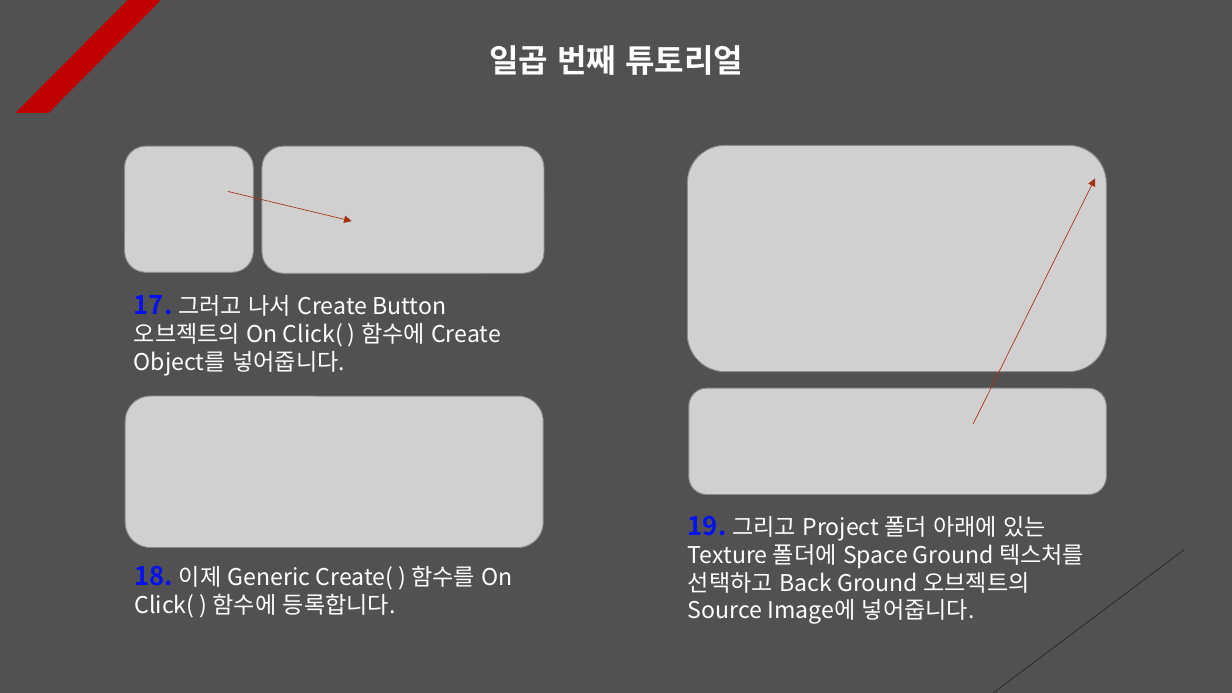
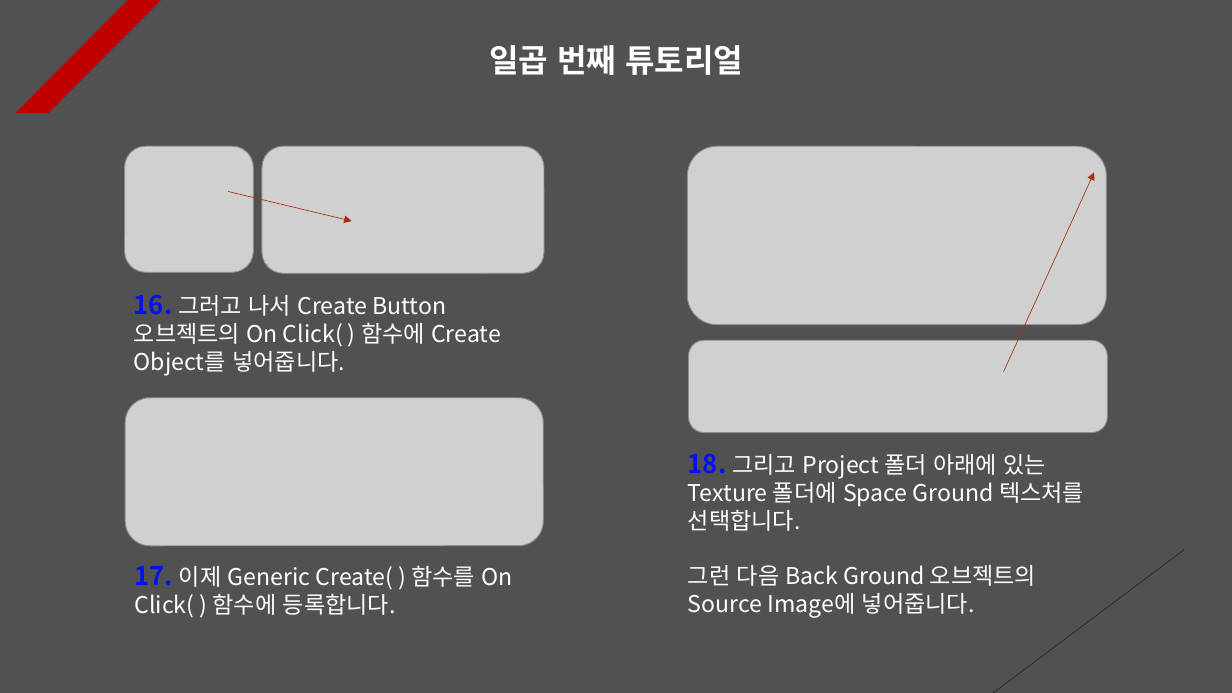
Before and after one commit to Unity2033/3D-UnityEngine, a slide deck: slide 7 of Assets/Instantiate & Destroy/PPT Data/Instatiate and Destroy Example.pptx. Drawn at 1232x693 pixels with LibreOffice and Linux fonts; fonts in the diff are those of the drawing; grey boxes stand for pictures. Boxes give left, top, right and bottom in pixels: in the first picture for what was removed or moved away, otherwise in the second. Text is boxed around its words. In the diff, an @@ line names an element or a change of style, - is before the commit and + after.

```diff
--- a/Assets/Instantiate & Destroy/PPT Data/Instatiate and Destroy Example.pptx
+++ b/Assets/Instantiate & Destroy/PPT Data/Instatiate and Destroy Example.pptx
@@ picture resized from (x1=688, y1=145, x2=1106, y2=372) to (x1=688, y1=146, x2=1107, y2=324) @@
@@ arrow moved from (973, 424) - (1095, 178) to (1004, 372) - (1094, 173) @@
@@ text at (x1=134, y1=294, x2=501, y2=376): text changed @@
-17. 그러고 나서 Create Button 오브젝트의 On Click( ) 함수에 Create Object를 넣어줍니다.
+16. 그러고 나서 Create Button 오브젝트의 On Click( ) 함수에 Create Object를 넣어줍니다.
@@ picture resized from (x1=689, y1=388, x2=1107, y2=494) to (x1=689, y1=340, x2=1107, y2=433) @@
@@ text at (x1=688, y1=453, x2=1084, y2=618): text changed @@
-19. 그리고 Project 폴더 아래에 있는 Texture 폴더에 Space Ground 텍스처를 선택하고 Back Ground 오브젝트의 Source Image에 넣어줍니다.
+18. 그리고 Project 폴더 아래에 있는 Texture 폴더에 Space Ground 텍스처를 선택합니다.
+그런 다음 Back Ground 오브젝트의 Source Image에 넣어줍니다.
@@ text at (x1=134, y1=565, x2=513, y2=618): text changed @@
-18. 이제 Generic Create( ) 함수를 On Click( ) 함수에 등록합니다.
+17. 이제 Generic Create( ) 함수를 On Click( ) 함수에 등록합니다.
```
Also in this commit, not shown: 11 other slides changed, 1 slide removed, 42 other files.
